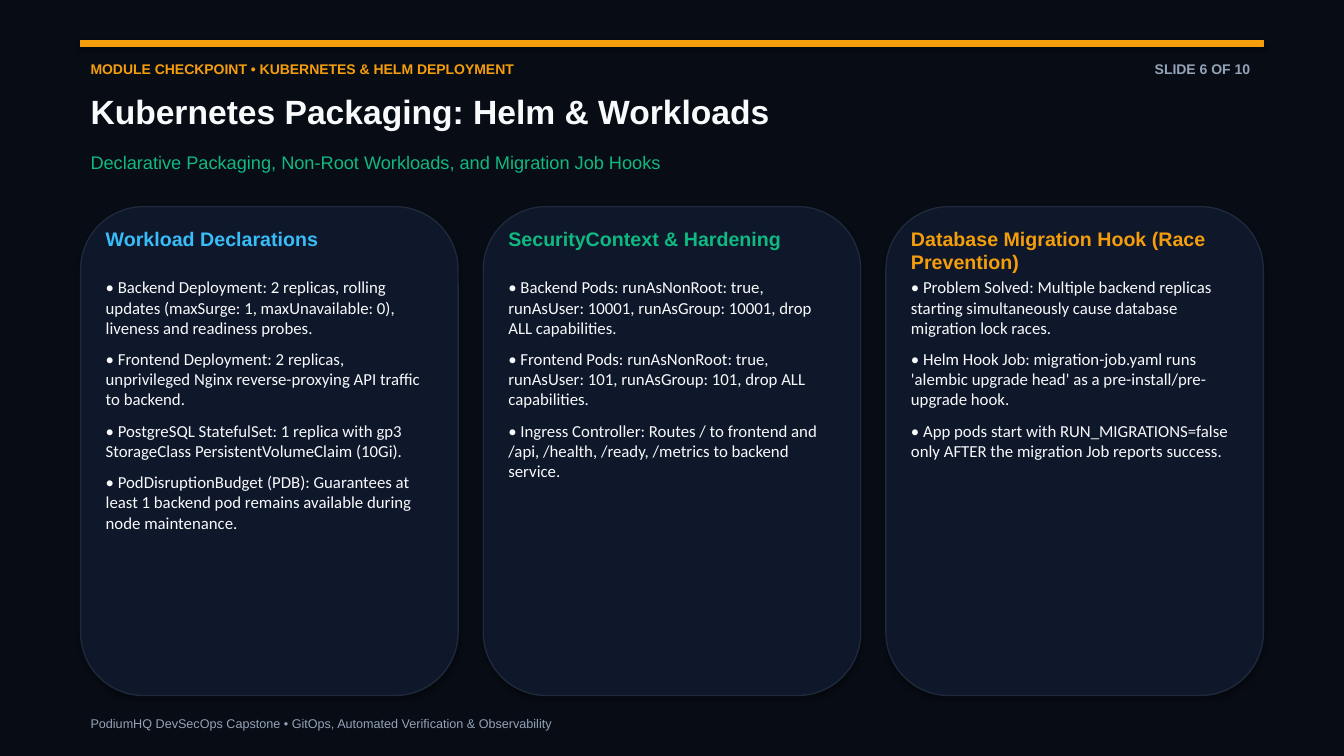
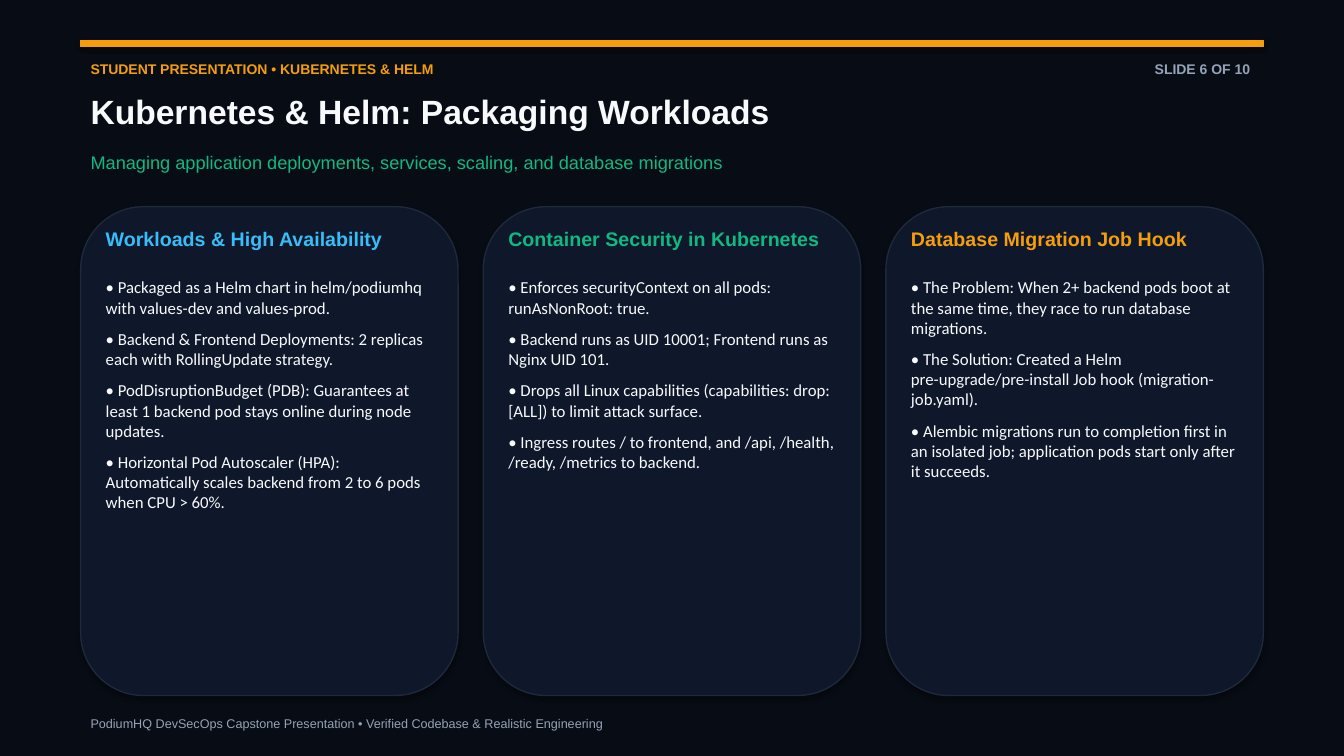
Before and after one commit to nandakishore-dasari/podiumHQ, a slide deck: slide 6 of demo/slides.pptx. Drawn at 1344x756 pixels with LibreOffice and Linux fonts; fonts in the diff are those of the drawing. Boxes give left, top, right and bottom in pixels: in the first picture for what was removed or moved away, otherwise in the second. Text is boxed around its words. In the diff, an @@ line names an element or a change of style, - is before the commit and + after.

Commit message:
docs(presentation): revise slides and PDF to student-friendly presentation with natural speaking lines

```diff
--- a/demo/slides.pptx
+++ b/demo/slides.pptx
@@ text at [91, 64, 434, 74]: text changed @@
-MODULE CHECKPOINT • KUBERNETES & HELM DEPLOYMENT
+STUDENT PRESENTATION • KUBERNETES & HELM
@@ text at [91, 99, 769, 131]: text changed @@
-Kubernetes Packaging: Helm & Workloads
+Kubernetes & Helm: Packaging Workloads
@@ text at [91, 156, 723, 173]: text changed @@
-Declarative Packaging, Non-Root Workloads, and Migration Job Hooks
+Managing application deployments, services, scaling, and database migrations
@@ text at [106, 231, 382, 250]: text changed @@
-Workload Declarations
+Workloads & High Availability
@@ text at [508, 232, 819, 250]: text changed @@
-SecurityContext & Hardening
+Container Security in Kubernetes
@@ text at [911, 231, 1187, 250]: text changed @@
-Database Migration Hook (Race Prevention)
+Database Migration Job Hook
@@ text at [106, 281, 423, 508]: text changed @@
-• Backend Deployment: 2 replicas, rolling updates (maxSurge: 1, maxUnavailable: 0), liveness and readiness probes.
-• Frontend Deployment: 2 replicas, unprivileged Nginx reverse-proxying API traffic to backend.
-• PostgreSQL StatefulSet: 1 replica with gp3 StorageClass PersistentVolumeClaim (10Gi).
-• PodDisruptionBudget (PDB): Guarantees at least 1 backend pod remains available during node maintenance.
+• Packaged as a Helm chart in helm/podiumhq with values-dev and values-prod.
+• Backend & Frontend Deployments: 2 replicas each with RollingUpdate strategy.
+• PodDisruptionBudget (PDB): Guarantees at least 1 backend pod stays online during node updates.
+• Horizontal Pod Autoscaler (HPA): Automatically scales backend from 2 to 6 pods when CPU > 60%.
@@ text at [508, 281, 834, 471]: text changed @@
-• Backend Pods: runAsNonRoot: true, runAsUser: 10001, runAsGroup: 10001, drop ALL capabilities.
-• Frontend Pods: runAsNonRoot: true, runAsUser: 101, runAsGroup: 101, drop ALL capabilities.
-• Ingress Controller: Routes / to frontend and /api, /health, /ready, /metrics to backend service.
+• Enforces securityContext on all pods: runAsNonRoot: true.
+• Backend runs as UID 10001; Frontend runs as Nginx UID 101.
+• Drops all Linux capabilities (capabilities: drop: [ALL]) to limit attack surface.
+• Ingress routes / to frontend, and /api, /health, /ready, /metrics to backend.
@@ text at [911, 281, 1235, 477]: text changed @@
-• Problem Solved: Multiple backend replicas starting simultaneously cause database migration lock races.
-• Helm Hook Job: migration-job.yaml runs 'alembic upgrade head' as a pre-install/pre-upgrade hook.
-• App pods start with RUN_MIGRATIONS=false only AFTER the migration Job reports success.
+• The Problem: When 2+ backend pods boot at the same time, they race to run database migrations.
+• The Solution: Created a Helm pre-upgrade/pre-install Job hook (migration-job.yaml).
+• Alembic migrations run to completion first in an isolated job; application pods start only after it succeeds.
@@ text at [91, 719, 603, 731]: text changed @@
-PodiumHQ DevSecOps Capstone • GitOps, Automated Verification & Observability
+PodiumHQ DevSecOps Capstone Presentation • Verified Codebase & Realistic Engineering
```
Also in this commit, not shown: 9 other slides changed, 3 other files.
